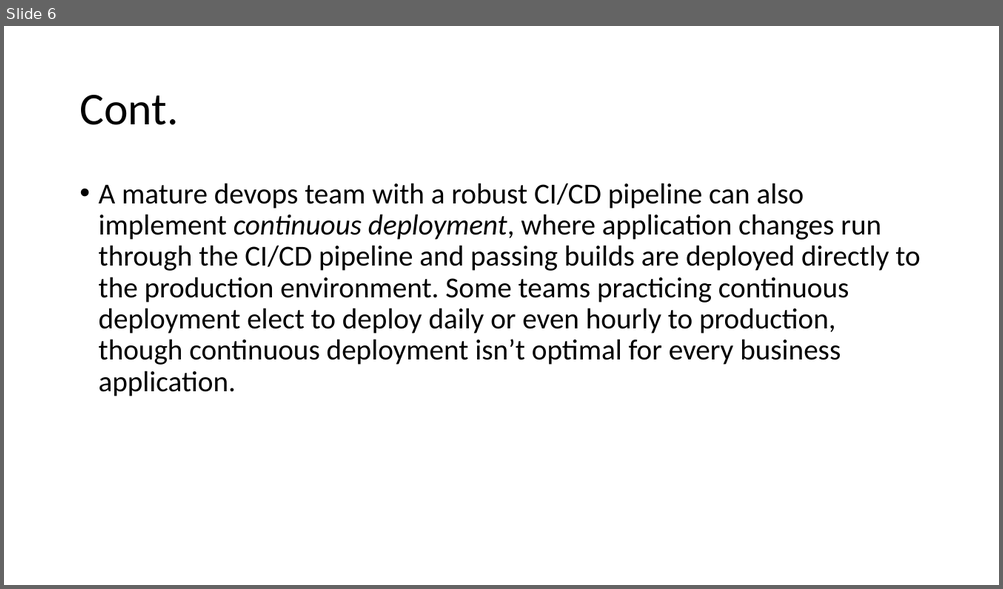
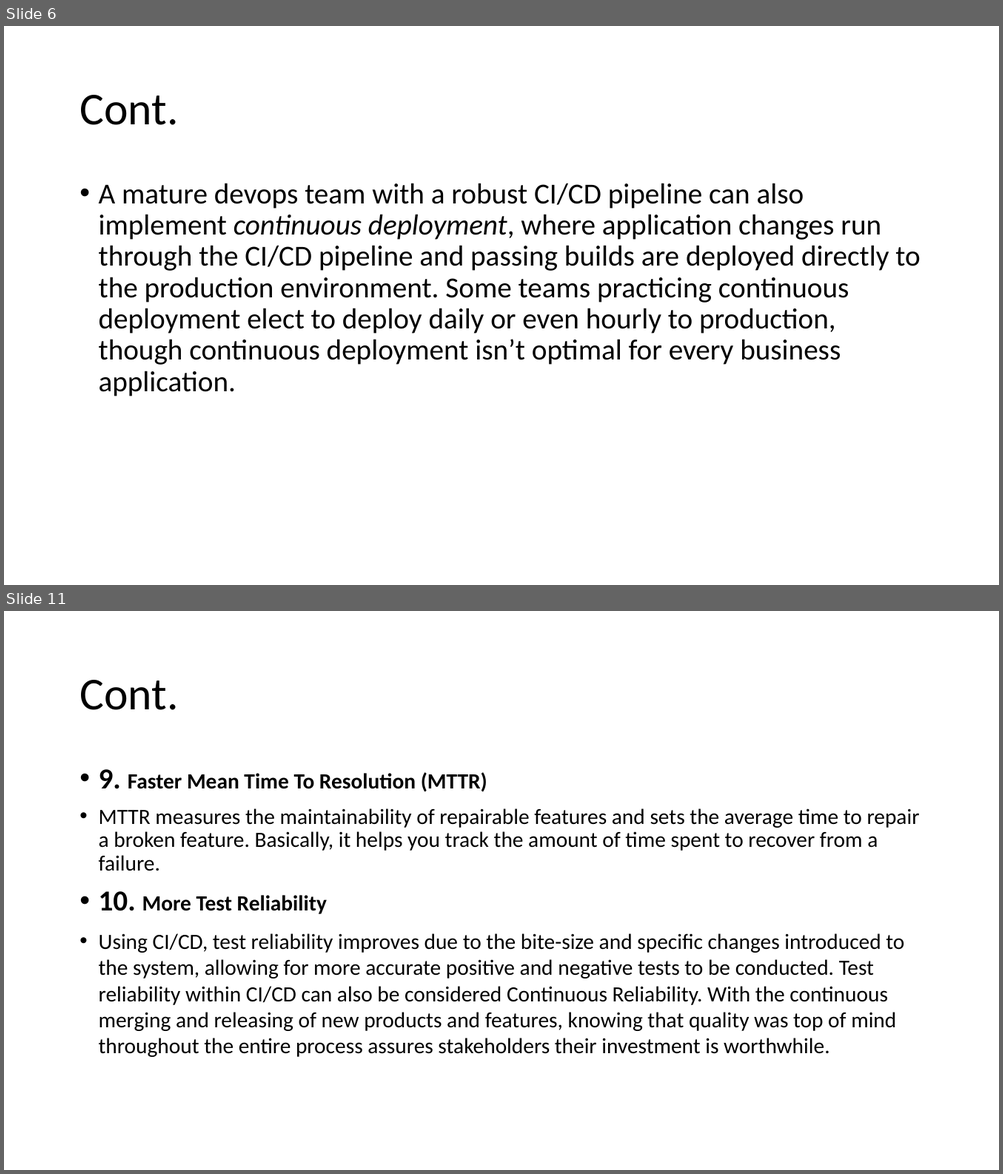
Before and after one commit to SalehHashad/udacity-cloud-devops-engineer-project-3, a slide deck: Presentation.pptx. Shown one above the other, each under a label of ours: slide 6 before the commit, slides 6 and 11 after it; the slides between them are not shown. The pictures are 1003x589 and 1003x1174 pixels, drawn with LibreOffice and Linux fonts; fonts in the diff are those of the drawing. Boxes give left, top, right and bottom in pixels: in the first picture for what was removed or moved away, otherwise in the second. Text is boxed around its words. In the diff, an @@ line names an element or a change of style, - is before the commit and + after.

```diff
--- a/Presentation.pptx
+++ b/Presentation.pptx
@@ slide 11 added at bbox=[4, 611, 999, 1170], background #FFFFFF @@
@@ title added at bbox=[79, 680, 178, 710], 44 pt, text #000000 @@
+Cont.
@@ text added at bbox=[99, 769, 919, 1057], 21 pt, text #000000 @@
+• 9. Faster Mean Time To Resolution (MTTR)
+• MTTR measures the maintainability of repairable features and sets the average time to repair a broken feature. Basically, it helps you track the amount of time spent to recover from a failure.
+• 10. More Test Reliability
+• Using CI/CD, test reliability improves due to the bite-size and specific changes introduced to the system, allowing for more accurate positive and negative tests to be conducted. Test reliability within CI/CD can also be considered Continuous Reliability. With the continuous merging and releasing of new products and features, knowing that quality was top of mind throughout the entire process assures stakeholders their investment is worthwhile.
```
Also in this commit, not shown: 4 other slides added, 1 slide removed, 3 other files.
